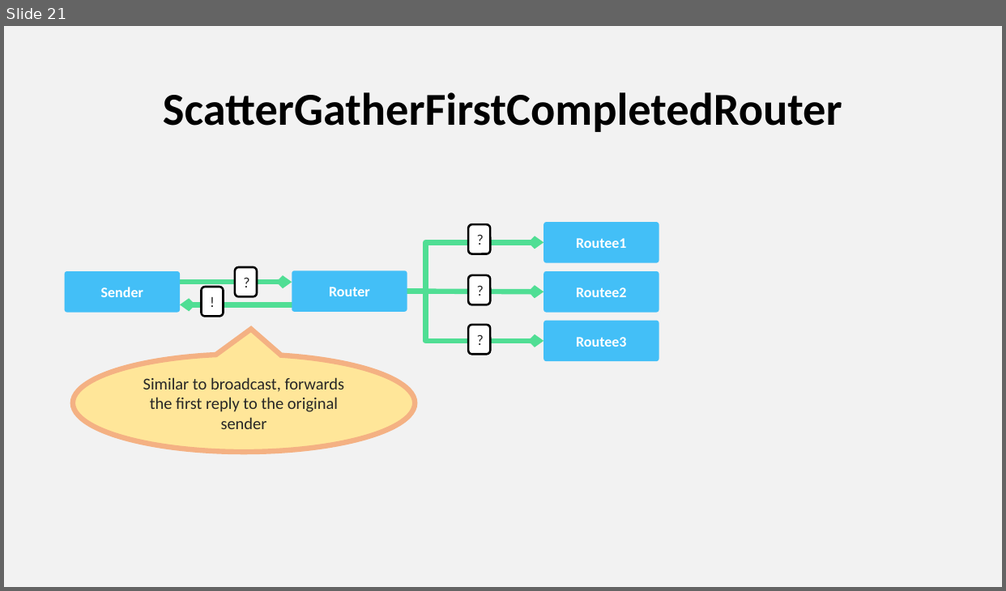
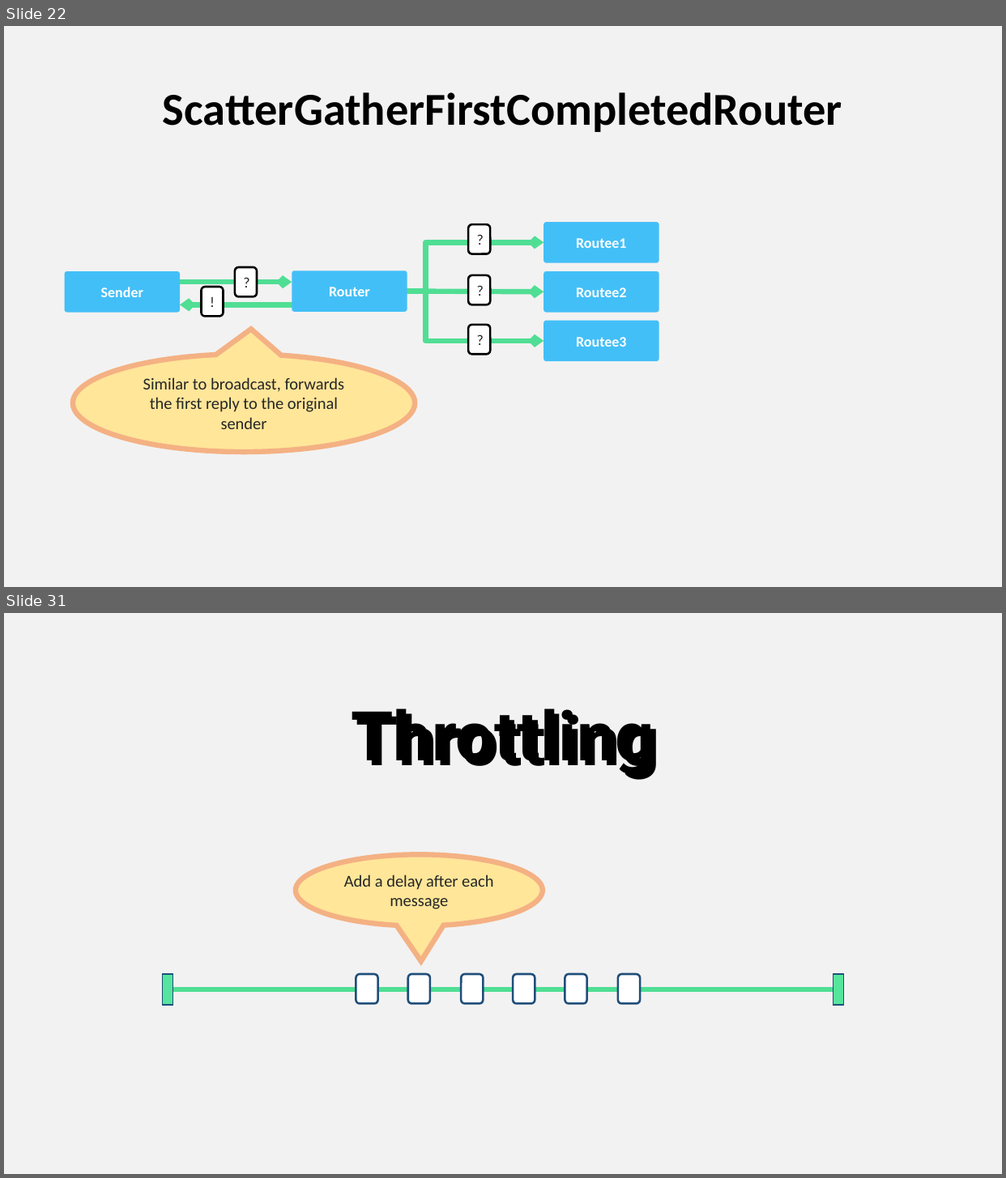
Before and after one commit to asynkron/website, a slide deck: media/logo.pptx. Shown one above the other, each under a label of ours: slide 21 before the commit, slides 22 and 31 after it; the slides between them are not shown. The pictures are 1006x591 and 1006x1178 pixels, drawn with LibreOffice and Linux fonts; fonts in the diff are those of the drawing. Boxes give left, top, right and bottom in pixels: in the first picture for what was removed or moved away, otherwise in the second. Text is boxed around its words. In the diff, an @@ line names an element or a change of style, - is before the commit and + after.

```diff
--- a/media/logo.pptx
+++ b/media/logo.pptx
@@ slide 31 added at bbox=[4, 613, 1002, 1174], background #F2F2F2 @@
@@ text added at bbox=[351, 709, 654, 777], 66 pt, text #000000, bold @@
+Throttling
@@ speech bubble added at bbox=[296, 855, 543, 926], fill #FFE699, outline #F4B183 5 pt, 16 pt, text #262626 @@
+Add a delay after each message
@@ rectangle added at bbox=[162, 974, 172, 1005], fill #56E59E, outline #1F4E79 1 pt @@
@@ group added at bbox=[356, 974, 640, 1003]: 6 rounded rectangles @@
@@ rectangle added at bbox=[833, 974, 844, 1005], fill #56E59E, outline #1F4E79 1 pt @@
@@ line added from (172, 990) to (833, 990), #50DE94 5 pt @@
@@ what was slide 21 is now slide 22 @@
```
Also in this commit, not shown: 14 other slides added.
